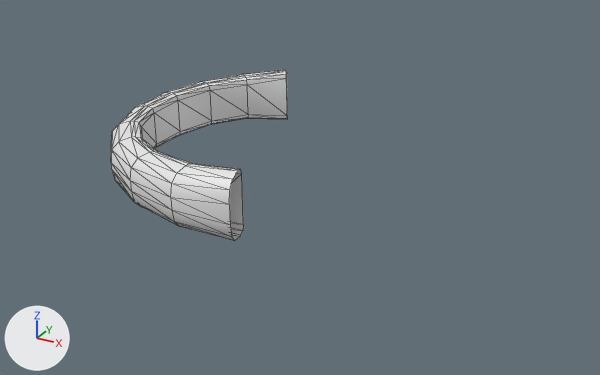
What one commit did to the FBX model ringfitter-master/src/static/models/NiceRing2.fbx.
Before and after are seen from a 50 mm camera at (0.0272, -0.0507, 0.0216) aimed at (0.0016, -0.0043, -0.0016). The lights are fixed; the arrows at lower left show +X, +Y and +Z. Mesh edges are drawn as thin lines.

The scene before the commit, as lines of its bpy script (objects in view):
```python
me_defaultmaterial_015 = bpy.data.meshes.new('defaultMaterial.015')
me_defaultmaterial_015.from_pydata(...)  # 140 vertices, 252 faces; spans x -0.91..0.9, y 0.18..1.0, z -0.15..0.16
me_defaultmaterial_015.materials.append(mat_defaultmaterial)  # white #e7e7e7
ob_ring = bpy.data.objects.new('Ring', me_defaultmaterial_015)
ob_ring.location = (0.0, 0.0, 0.0)
ob_ring.rotation_euler = (0.0, 0.0, 1.915)  # degrees (0, 0, 110)
ob_ring.scale = (0.0144, 0.0144, 0.0144)
```
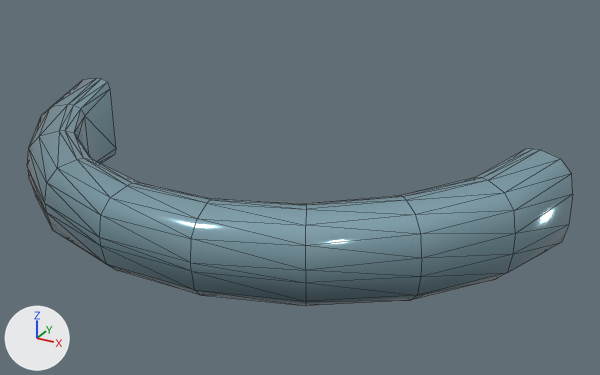
Patch to the scene script:
```diff
--- a/ringfitter-master/src/static/models/NiceRing2.fbx.py
+++ b/ringfitter-master/src/static/models/NiceRing2.fbx.py
@@ mat_gems_002 @@
+mat_gems_002 = principled_material('Gems.002')
+mat_gems_002.base_color = (0.437, 0.688, 0.8)  # cyan #b1d8e7
+mat_gems_002.metallic = 1.0
+mat_gems_002.roughness = 0.0827
@@ me_defaultmaterial_015 @@
 me_defaultmaterial_015.from_pydata(...)  # 140 vertices, 252 faces; spans x -0.91..0.9, y 0.18..1.0, z -0.15..0.16
-me_defaultmaterial_015.materials.append(mat_defaultmaterial)  # white #e7e7e7
+me_defaultmaterial_015.materials.append(mat_gems_002)  # cyan #b1d8e7
@@ ob_ring @@
 ob_ring = bpy.data.objects.new('Ring', me_defaultmaterial_015)
-ob_ring.location = (0.0, 0.0, 0.0)
-ob_ring.rotation_euler = (0.0, 0.0, 1.915)  # degrees (0, 0, 110)
-ob_ring.scale = (0.0144, 0.0144, 0.0144)
+ob_ring.location = (0.0, 0.00198, 0.0)
+ob_ring.rotation_euler = (0.0, 0.0, 3.114)  # degrees (0, 0, 178)
+ob_ring.scale = (0.0216, 0.0216, 0.0216)
```

Changed parts and their boxes [x1, y1, x2, y2] in the pictures (600 x 375 px):
'Ring', recoloured, moved, turned, rescaled
    before: [111, 70, 287, 241]
    after: [27, 78, 573, 306]
